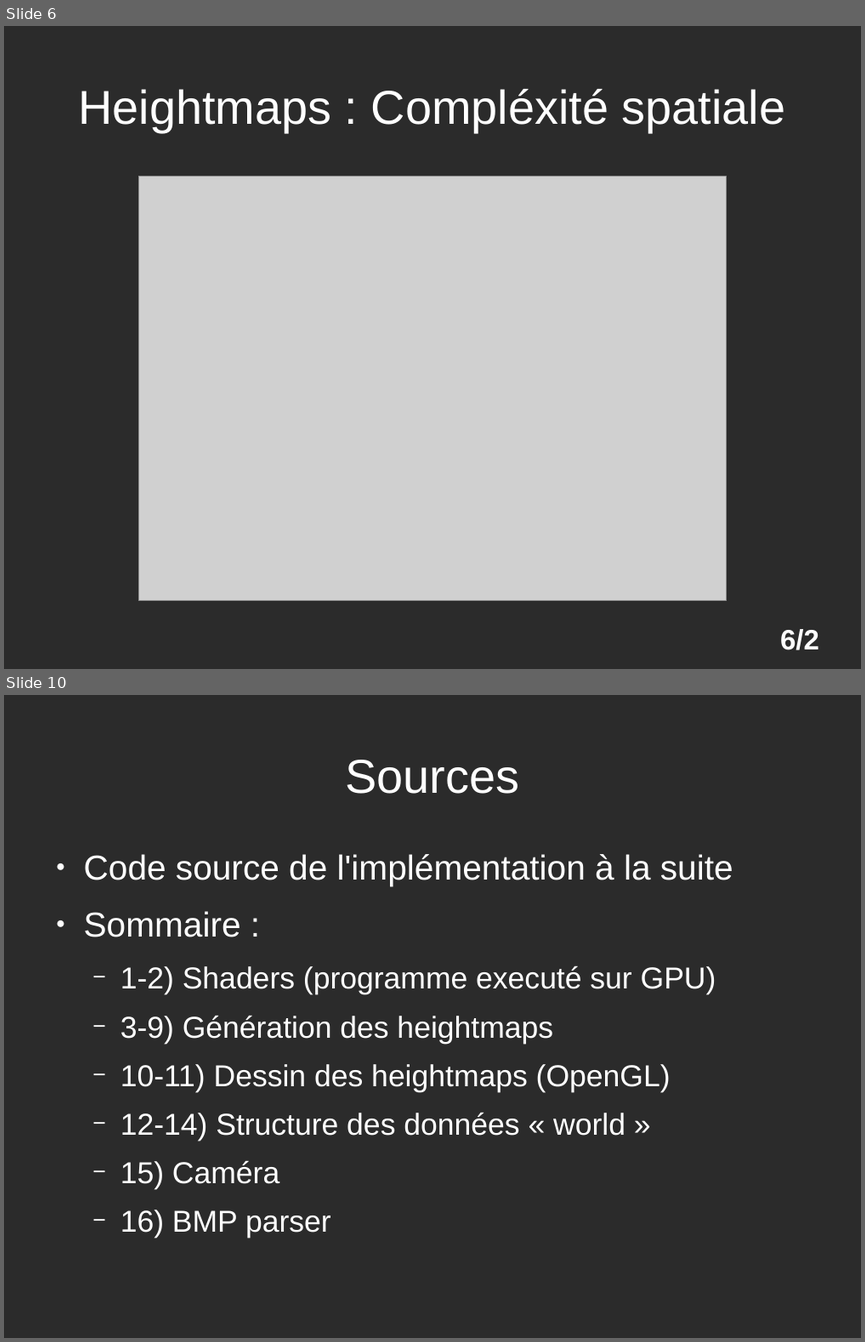
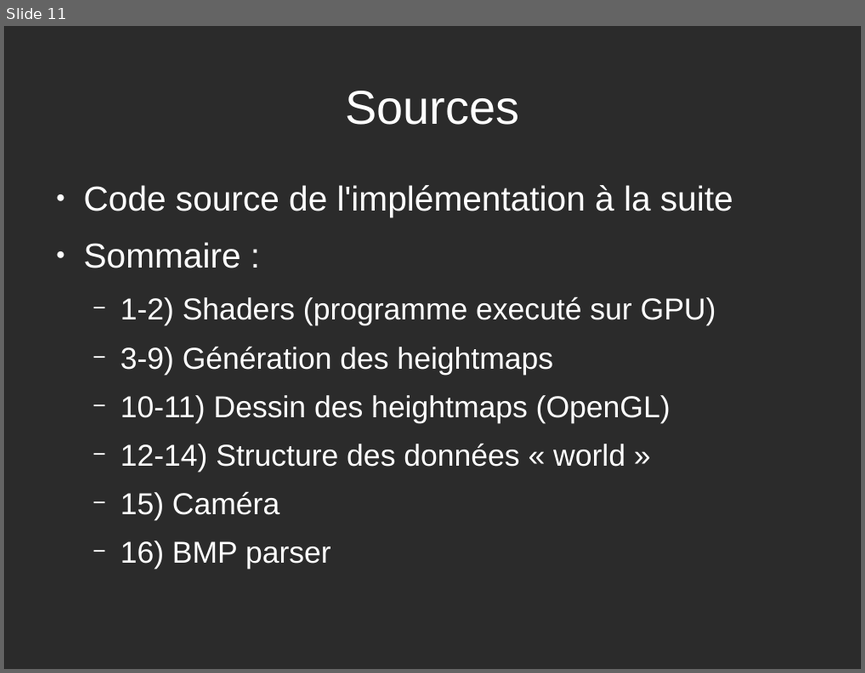
Before and after one commit to rpereira-dev/heightmaps_renderer, a slide deck: TIPE/presentation.odp. Shown one above the other, each under a label of ours: slides 6 and 10 before the commit, slide 11 after it; the slides between them are not shown. The pictures are 865x1342 and 865x673 pixels, drawn with LibreOffice and Linux fonts; fonts in the diff are those of the drawing; grey boxes stand for pictures; background and template pictures are left out; a plain dark background stands for a picture behind light text. Boxes give left, top, right and bottom in pixels: in the first picture for what was removed or moved away, otherwise in the second. Text is boxed around its words. In the diff, an @@ line names an element or a change of style, - is before the commit and + after.

```diff
--- a/TIPE/presentation.odp
+++ b/TIPE/presentation.odp
@@ slide 6 removed at (4, 26, 861, 669), background picture (left out) @@
@@ title removed at (78, 89, 785, 132) @@
-Heightmaps : Compléxité spatiale
@@ picture removed at (138, 176, 726, 601) @@
@@ page number removed at (780, 629, 819, 650) @@
-6/2
@@ what was slide 10 is now slide 11 @@
```
Also in this commit, not shown: 3 slides changed, 7 slides added, 21 other slides removed, 47 other files.
